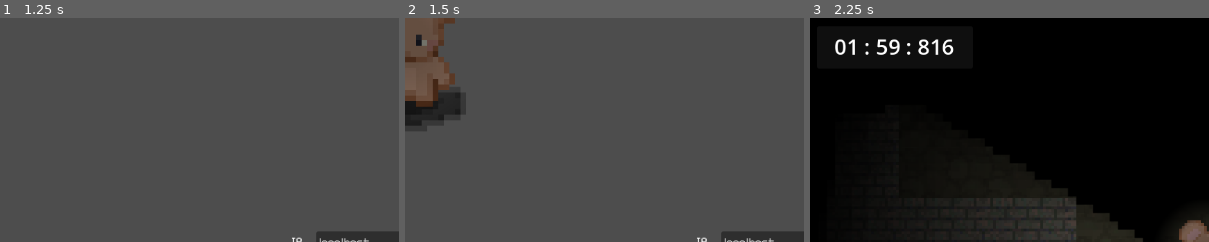
Above: before the commit, frames 1-3 (left to right).
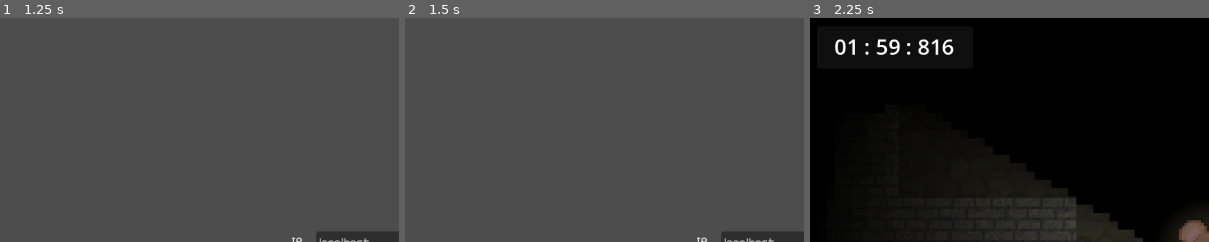
Above: after the commit, the same moments.

Repository: ej31415/Rat
Game: Godot game, scene res://main.tscn
The game is run twice, just before and just after one commit, with the same random seed, the same clock (stepped at 60 frames per second) and the same inputs.
Inputs:
- Up to frame 1 (1.25 s): tap Enter at 0.5 s; hold D (RIGHT) from 0.53 s (still down); hold X (ATTACK) from 0.53 s (still down)
- Up to frame 2 (1.5 s): release D (RIGHT) at 1.25 s; release X (ATTACK) at 1.25 s; click "Host" at 1.25 s
- Up to frame 3 (2.25 s): click "Start" at 2 s
The pictures show only the part of the screen within x 0-50%, y 0-50%; the shares and areas given below are measured in that part.

Frame 1 is identical in both runs. In frame 2, 4.0% of the frame differs, in the area x 0-15%, y 0-49%; in frame 3, nothing differs.

Commit message:
reverted visible mice

Diff:
--- a/brown_mouse.tscn
+++ b/brown_mouse.tscn
@@ -239,6 +239,7 @@
 properties/7/replication_mode = 1
 
 [node name="BrownMouse" type="CharacterBody2D"]
+visible = false
 light_mask = 4
 visibility_layer = 4
 material = SubResource("CanvasItemMaterial_epbfg")
--- a/gray_mouse.tscn
+++ b/gray_mouse.tscn
@@ -239,6 +239,7 @@
 properties/7/replication_mode = 1
 
 [node name="GrayMouse" type="CharacterBody2D"]
+visible = false
 material = SubResource("CanvasItemMaterial_6ifnq")
 motion_mode = 1
 script = ExtResource("1_fvefs")
--- a/sb_mouse.tscn
+++ b/sb_mouse.tscn
@@ -239,6 +239,7 @@
 properties/7/replication_mode = 1
 
 [node name="SBMouse" type="CharacterBody2D"]
+visible = false
 light_mask = 8
 visibility_layer = 8
 material = SubResource("CanvasItemMaterial_dny3u")
--- a/tan_mouse.tscn
+++ b/tan_mouse.tscn
@@ -239,6 +239,7 @@
 properties/7/replication_mode = 1
 
 [node name="TanMouse" type="CharacterBody2D"]
+visible = false
 light_mask = 2
 visibility_layer = 2
 material = SubResource("CanvasItemMaterial_i4pks")
